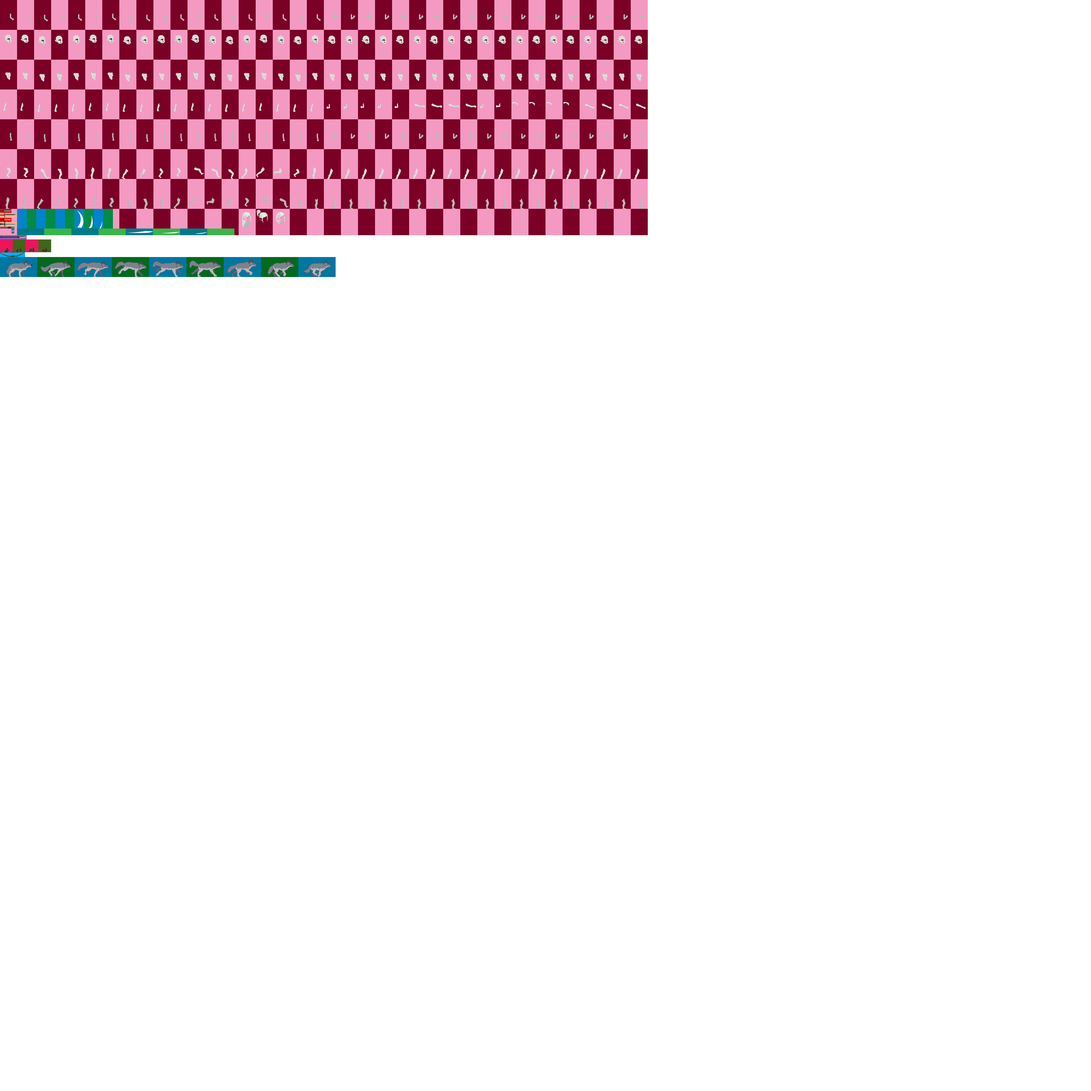
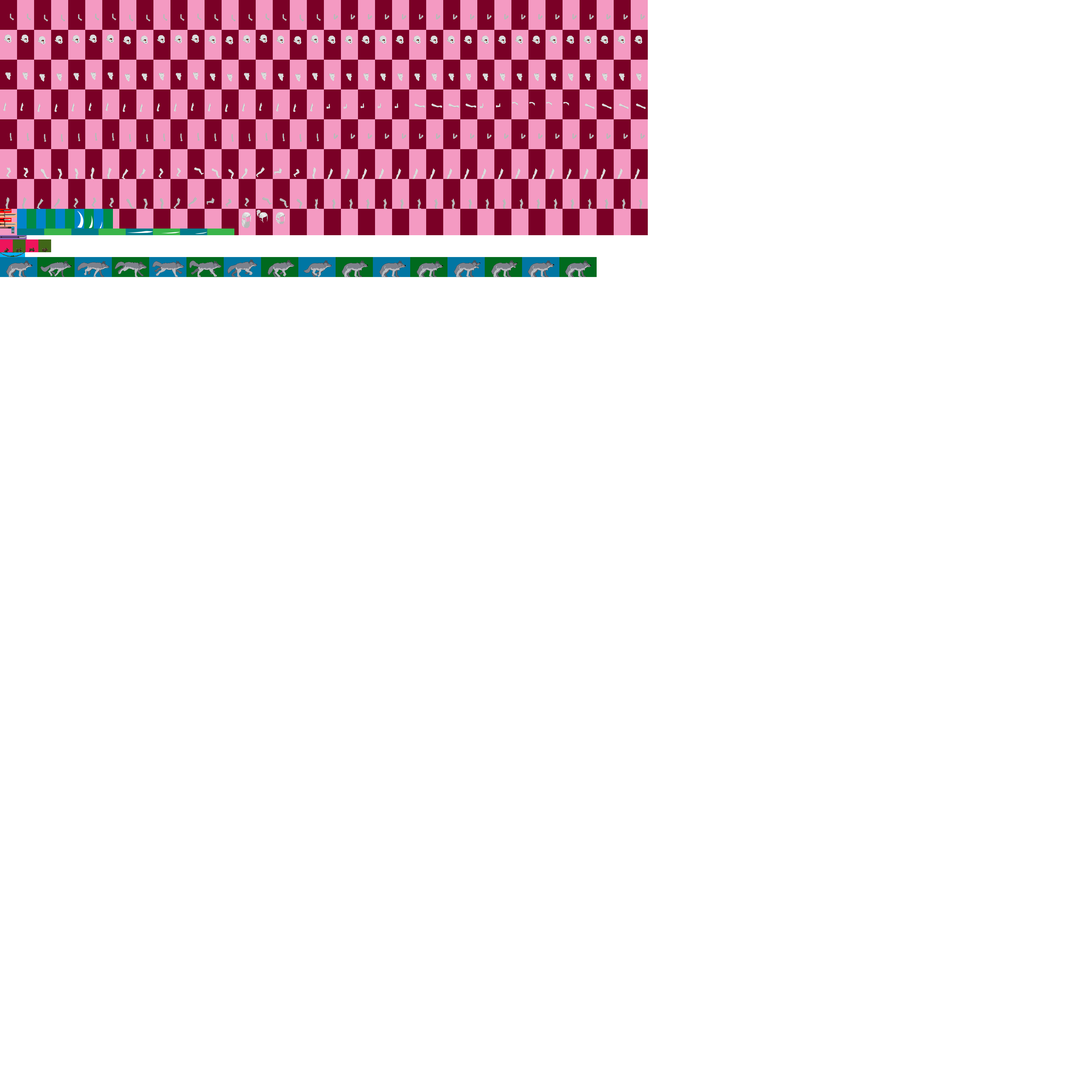
Before/after of a w=1091, h=1091 layered artwork. What changed in the layer stack:
added layer "Layer 1" in group "Wolf" over [341, 260, 592, 278]
painted on "wolfrun3" over [8, 265, 282, 278]
painted on "New Grid" over [335, 257, 597, 278]
